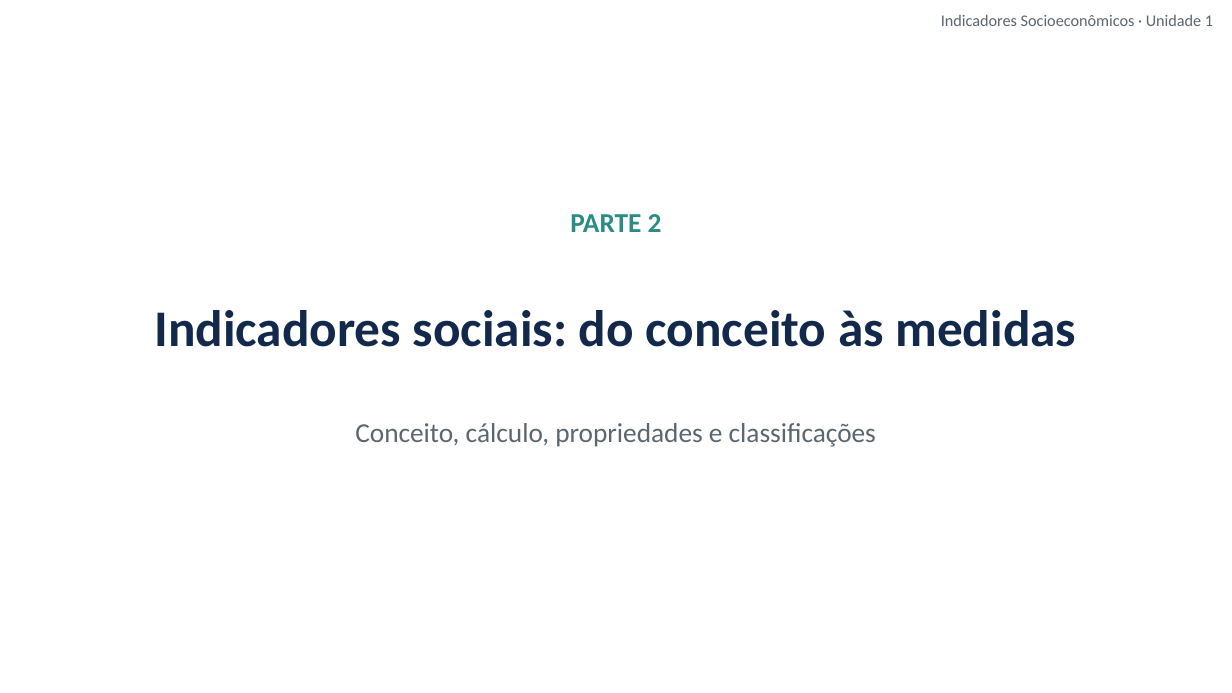
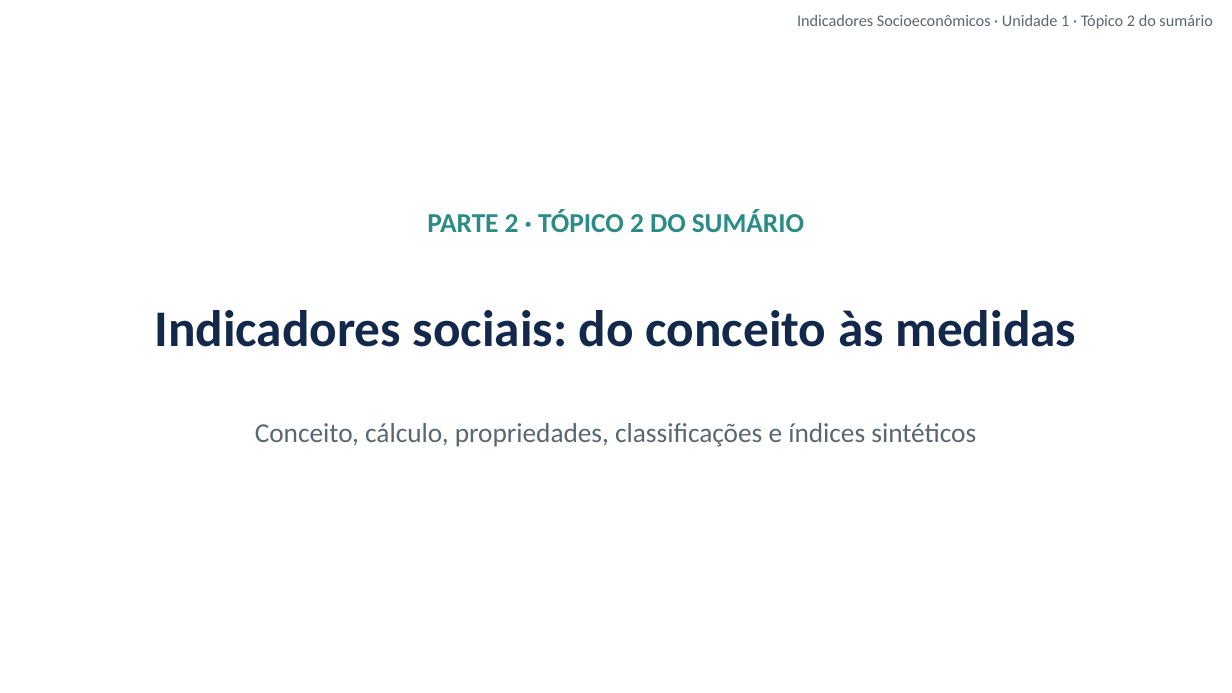
Before and after one commit to cleitonfranco74/gestao_publica, a slide deck: slide 7 of disciplina-08-indicadores-socioeconomicos/materiais/01_Unidade_1_Indicadores_Sociais_Conceito_e_Medidas.pptx. Drawn at 1232x693 pixels with LibreOffice and Linux fonts; fonts in the diff are those of the drawing; background and template pictures are left out. Boxes give left, top, right and bottom in pixels: in the first picture for what was removed or moved away, otherwise in the second. Text is boxed around its words. In the diff, an @@ line names an element or a change of style, - is before the commit and + after.

```diff
--- a/disciplina-08-indicadores-socioeconomicos/materiais/01_Unidade_1_Indicadores_Sociais_Conceito_e_Medidas.pptx
+++ b/disciplina-08-indicadores-socioeconomicos/materiais/01_Unidade_1_Indicadores_Sociais_Conceito_e_Medidas.pptx
@@ text at (797,14,1213,29): text changed @@
-Indicadores Socioeconômicos · Unidade 1
+Indicadores Socioeconômicos · Unidade 1 · Tópico 2 do sumário
@@ text at (427,210,804,232): text changed @@
-PARTE 2
+PARTE 2 · TÓPICO 2 DO SUMÁRIO
@@ text at (255,423,976,447): text changed @@
-Conceito, cálculo, propriedades e classificações
+Conceito, cálculo, propriedades, classificações e índices sintéticos
```
Also in this commit, not shown: 15 other slides changed, 1 slide added, 8 other files.
